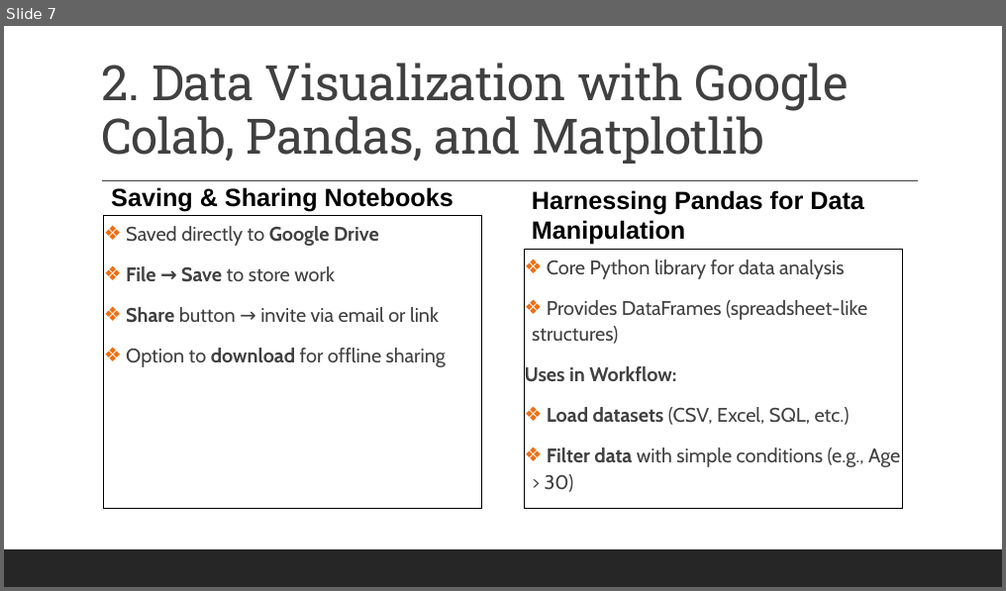
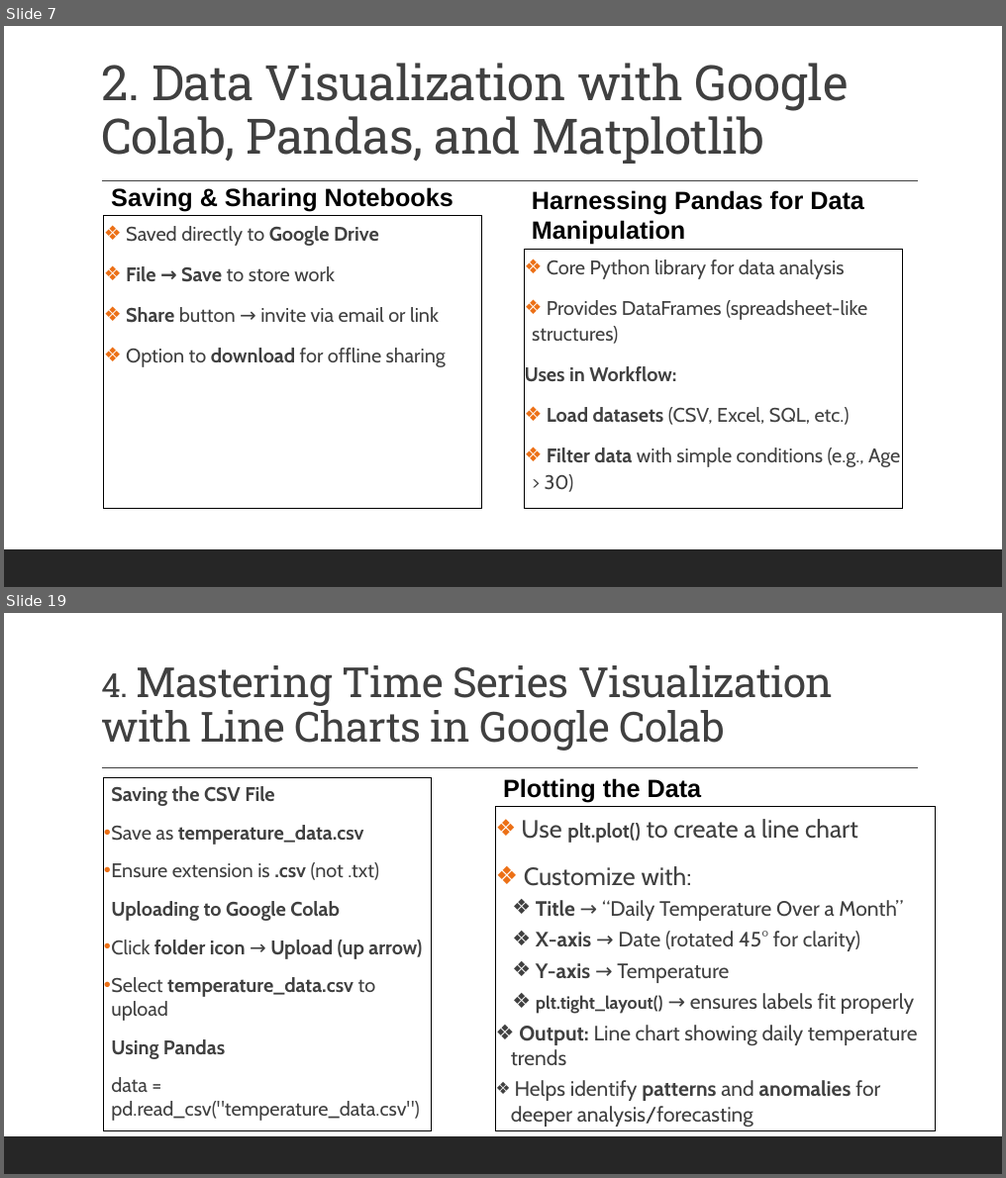
Before and after one commit to MikkoDT/MexEE402_AI, a slide deck: Lectures/II_Data_Visualization_with_Python.pptx. Shown one above the other, each under a label of ours: slide 7 before the commit, slides 7 and 19 after it; the slides between them are not shown. The pictures are 1006x591 and 1006x1178 pixels, drawn with LibreOffice and Linux fonts; fonts in the diff are those of the drawing. Boxes give left, top, right and bottom in pixels: in the first picture for what was removed or moved away, otherwise in the second. Text is boxed around its words. In the diff, an @@ line names an element or a change of style, - is before the commit and + after.

```diff
--- a/Lectures/II_Data_Visualization_with_Python.pptx
+++ b/Lectures/II_Data_Visualization_with_Python.pptx
@@ slide 19 added at <box>4,613,1002,1174</box>, background #FFFFFF; not listed: 2 template elements that a slide beside it also shows @@
@@ title added at <box>101,665,833,751</box>, 40 pt, text #404040 @@
+4. Mastering Time Series Visualization with Line Charts in Google Colab
@@ text added at <box>104,778,432,1132</box>, outline #000000 0.75 pt, 19 pt, text #404040, bold @@
+  Saving the CSV File
+• Save as temperature_data.csv
+• Ensure extension is .csv (not .txt)
+  Uploading to Google Colab
+• Click folder icon → Upload (up arrow)
+• Select temperature_data.csv to upload
+  Using Pandas
+  data = pd.read_csv("temperature_data.csv")
@@ text added at <box>503,778,702,803</box>, 24 pt, text #000000, bold @@
+Plotting the Data
@@ rectangle added at <box>496,807,936,1132</box>, outline #000000 0.75 pt, 20 pt, text #404040 @@
+❖ Use plt.plot() to create a line chart
+❖ Customize with:
+  ❖ Title → “Daily Temperature Over a Month”
+  ❖ X-axis → Date (rotated 45° for clarity)
+  ❖ Y-axis → Temperature
+  ❖ plt.tight_layout() → ensures labels fit properly
+  ❖ Output: Line chart showing daily temperature trends
+  ❖ Helps identify patterns and anomalies for deeper analysis/forecasting
```
Also in this commit, not shown: 14 other slides added, 3 other files.
